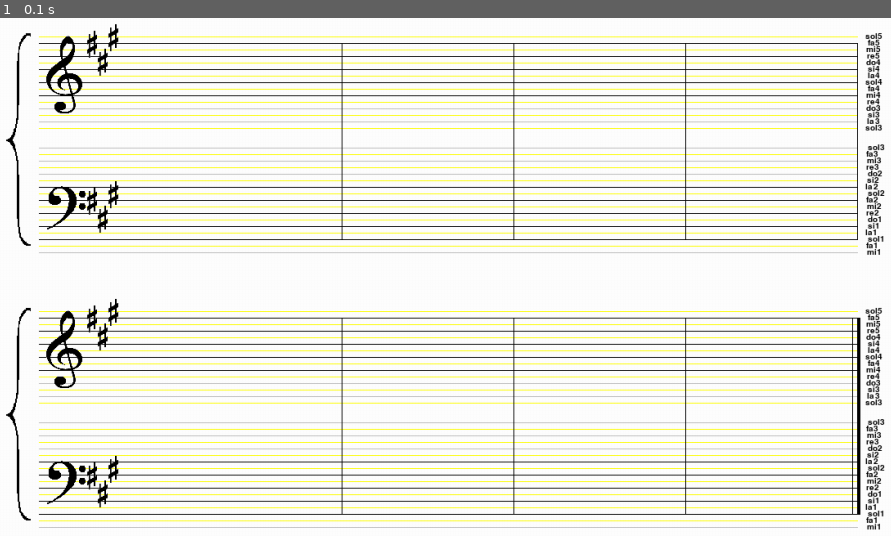
Above: before the commit, frame 1.
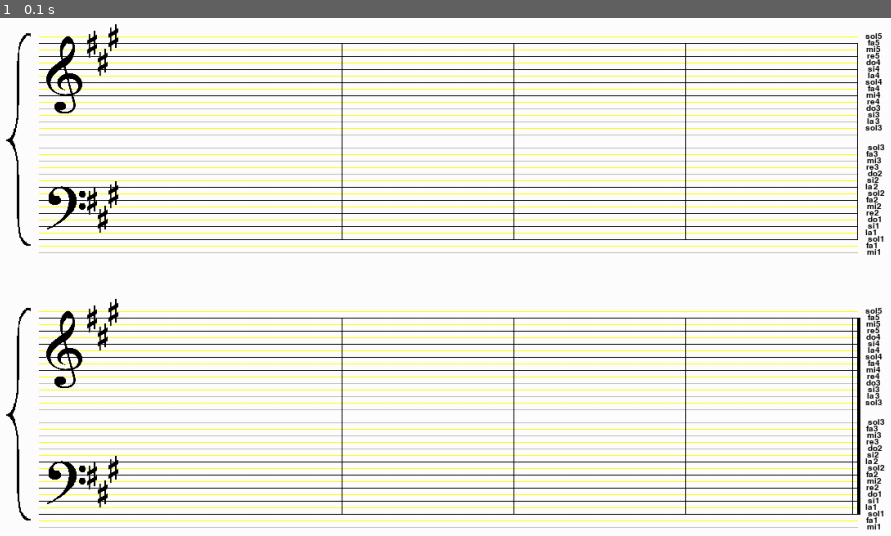
Above: after the commit, the same moment.

Repository: rbanuelos/armonizador
Game: pygame game, started from test-graficos/Main.py
Two runs of this game, one before a commit and one after it. Both use one fixed random seed, a clock stepped at 60 frames per second and the inputs below. The source is Python 2; it was converted automatically to run under Python 3.
Inputs:
- Up to frame 1 (0.1 s): no input

The runs differ from the first frame. In frame 1, 0.5% of the frame differs, in the area x 4-97%, y 22-76%.

Commit message:
se agrego modificaciones sobre la parte grafica para que dibuje correctamente las figuras dentro del pentagrama

Diff:
--- a/test-graficos/Main.py
+++ b/test-graficos/Main.py
@@ -80,7 +80,7 @@
 						#if abs(mouse_y  - linea_y) <= espaciado_y :
 						if __linea.collidepoint(mouse_x, mouse_y) :
 							print "len:"+str(len(self.lineas))
-							if index > 17:
+							if index > 100:
 								print "index"  +str(index)
 								break
 							"""
@@ -147,7 +147,7 @@
 
 			self.lineas.append(rect)
 
-		for i in range (14,18) :
+		for i in range (14,19) :
 			if i%2 != 0 :
 				rect = self.draw_line(50, 50 + space * i, Color.YELLOW)
 			else :
@@ -197,7 +197,7 @@
 
 			self.lineas.append(rect)
 
-		for i in range (56,60) :
+		for i in range (56,61) :
 			if i%2 != 0 :
 				rect = self.draw_line(50, 50 + space * i, Color.YELLOW)
 			else :
